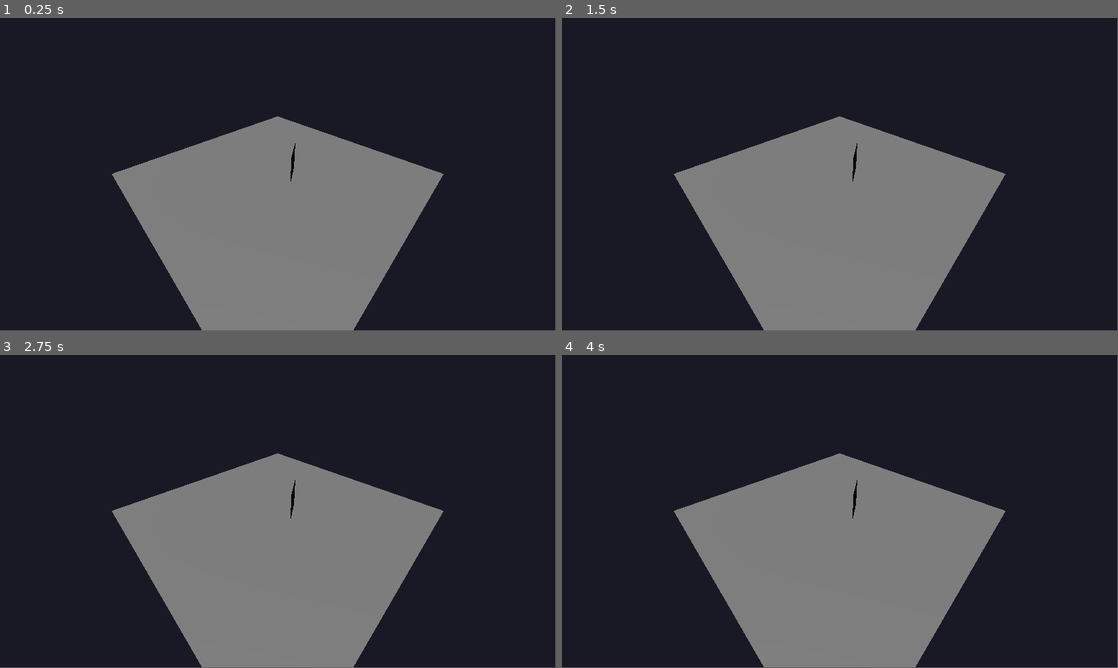
Above: before the commit, frames 1-4 (two rows, left to right).
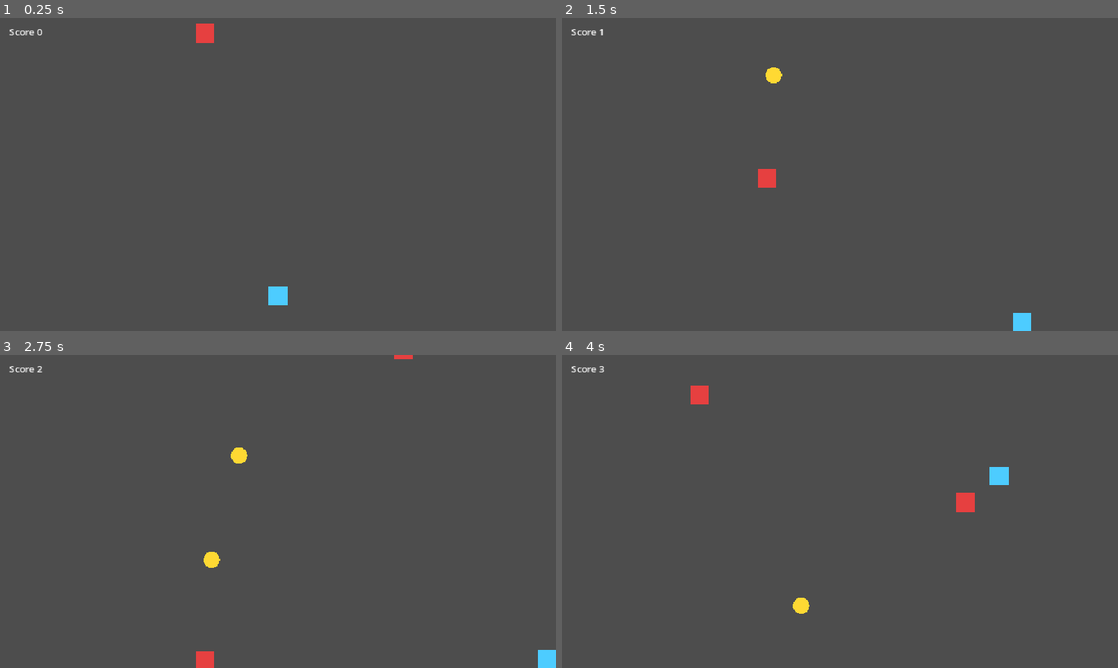
Above: after the commit, the same moments.

Repository: bayars/game-dev-setup
Game: Godot game, scene res://scenes/main.tscn
Two runs of this game, one before a commit and one after it. Both use one fixed random seed, a clock stepped at 60 frames per second and the inputs below. Before the commit the project starts from res://main.tscn.
Inputs:
- Up to frame 1 (0.25 s): no input
- Up to frame 2 (1.5 s): tap Enter at 0.5 s; hold Right 0.53-1.28 s; hold Enter 0.53-1.28 s; tap Space at 0.77, 0.8, 1.07, 1.35 s; hold Down from 1.28 s (still down)
- Up to frame 3 (2.75 s): tap Space at 1.52, 1.82, 2.3 s; tap Enter at 1.55 s; release Down at 2.03 s; hold Right from 2.03 s (still down); hold Enter from 2.03 s (still down)
- Up to frame 4 (4 s): release Right at 2.78 s; release Enter at 2.78 s; hold Up 2.78-3.53 s; tap Enter at 2.85 s; tap Space at 3.02, 3.32 s; hold Left from 3.53 s (still down); hold Space from 3.53 s (still down)
In our replay, the window is 799x449 before the commit and 800x450 after it. These sizes can differ from the game's own. Grey fills any space a smaller window leaves; there, only what the larger window draws over its background counts as a difference.

The runs differ from the first frame. In frame 1, 100% of the frame differs, in the area x 0-100%, y 0-100%; in frame 2, 100%; in frame 3, 100%; in frame 4, 100%.

Commit message:
Add Dodger 2D greybox prototype with headless selftest
Co-Authored-By: Claude Sonnet 5.5 <noreply@anthropic.com>

Diff:
--- a/godot/main.gd
+++ /dev/null
@@ -1,4 +0,0 @@
-extends Node3D
-
-func _ready() -> void:
-	print("GAME_OK godot=", Engine.get_version_info().string)
--- a/godot/main.tscn
+++ /dev/null
@@ -1,31 +0,0 @@
-[gd_scene load_steps=5 format=3]
-
-[ext_resource type="Script" path="res://main.gd" id="1"]
-
-[sub_resource type="BoxMesh" id="BoxMesh_1"]
-
-[sub_resource type="PlaneMesh" id="PlaneMesh_1"]
-size = Vector2(8, 8)
-
-[sub_resource type="Environment" id="Env_1"]
-background_mode = 1
-background_color = Color(0.1, 0.1, 0.15, 1)
-
-[node name="Main" type="Node3D"]
-script = ExtResource("1")
-
-[node name="Floor" type="MeshInstance3D" parent="."]
-mesh = SubResource("PlaneMesh_1")
-
-[node name="Cube" type="MeshInstance3D" parent="."]
-transform = Transform3D(0.825, 0, 0.565, 0, 1, 0, -0.565, 0, 0.825, 0, 0.5, 0)
-mesh = SubResource("BoxMesh_1")
-
-[node name="Sun" type="DirectionalLight3D" parent="."]
-transform = Transform3D(0.866, -0.354, 0.354, 0, 0.707, 0.707, -0.5, -0.612, 0.612, 0, 4, 0)
-
-[node name="Camera" type="Camera3D" parent="."]
-transform = Transform3D(0.707, -0.409, 0.577, 0, 0.816, 0.577, -0.707, -0.409, 0.577, 4, 4, 4)
-
-[node name="WorldEnv" type="WorldEnvironment" parent="."]
-environment = SubResource("Env_1")
--- a/godot/project.godot
+++ b/godot/project.godot
@@ -3,9 +3,15 @@
 
 [application]
 
-config/name="Game"
-run/main_scene="res://main.tscn"
+config/name="Dodger"
+run/main_scene="res://scenes/main.tscn"
 config/features=PackedStringArray("4.7")
+
+[display]
+
+window/size/viewport_width=960
+window/size/viewport_height=540
+window/stretch/mode="canvas_items"
 
 [rendering]
 
--- /dev/null
+++ b/godot/scenes/faller.tscn
@@ -0,0 +1,12 @@
+[gd_scene load_steps=3 format=3]
+
+[ext_resource type="Script" path="res://scripts/faller.gd" id="1"]
+
+[sub_resource type="RectangleShape2D" id="Shape_1"]
+size = Vector2(30, 30)
+
+[node name="Faller" type="Area2D"]
+script = ExtResource("1")
+
+[node name="Shape" type="CollisionShape2D" parent="."]
+shape = SubResource("Shape_1")
--- /dev/null
+++ b/godot/scenes/main.tscn
@@ -0,0 +1,40 @@
+[gd_scene load_steps=4 format=3]
+
+[ext_resource type="Script" path="res://scripts/main.gd" id="1"]
+[ext_resource type="Script" path="res://scripts/player.gd" id="2"]
+
+[sub_resource type="RectangleShape2D" id="Shape_1"]
+size = Vector2(30, 30)
+
+[node name="Main" type="Node2D"]
+script = ExtResource("1")
+
+[node name="Player" type="Area2D" parent="."]
+script = ExtResource("2")
+
+[node name="Shape" type="CollisionShape2D" parent="Player"]
+shape = SubResource("Shape_1")
+
+[node name="Hud" type="CanvasLayer" parent="."]
+
+[node name="ScoreLabel" type="Label" parent="Hud"]
+offset_left = 16.0
+offset_top = 12.0
+offset_right = 260.0
+offset_bottom = 40.0
+text = "Score 0"
+
+[node name="MessageLabel" type="Label" parent="Hud"]
+anchors_preset = 8
+anchor_left = 0.5
+anchor_top = 0.5
+anchor_right = 0.5
+anchor_bottom = 0.5
+offset_left = -200.0
+offset_top = -40.0
+offset_right = 200.0
+offset_bottom = 40.0
+grow_horizontal = 2
+grow_vertical = 2
+horizontal_alignment = 1
+vertical_alignment = 1
--- /dev/null
+++ b/godot/scripts/faller.gd
@@ -0,0 +1,16 @@
+extends Area2D
+## Something that falls from the top: a hazard (red square) or a coin (yellow circle).
+
+var is_coin := false
+var speed := 200.0
+
+func _process(delta: float) -> void:
+	position.y += speed * delta
+	if position.y > get_viewport_rect().size.y + 40.0:
+		queue_free()
+
+func _draw() -> void:
+	if is_coin:
+		draw_circle(Vector2.ZERO, 14.0, Color(1.0, 0.85, 0.2))
+	else:
+		draw_rect(Rect2(-16, -16, 32, 32), Color(0.9, 0.25, 0.25))
--- /dev/null
+++ b/godot/scripts/main.gd
@@ -0,0 +1,97 @@
+extends Node2D
+## Game loop: spawn fallers, track score, game over and restart.
+## Run with `-- --selftest` (after the project path) for a headless check of the loop.
+
+const FALLER := preload("res://scenes/faller.tscn")
+
+@onready var player: Area2D = $Player
+@onready var score_label: Label = $Hud/ScoreLabel
+@onready var message_label: Label = $Hud/MessageLabel
+
+var playing := false
+var elapsed := 0.0
+var coins := 0
+var spawn_timer := 0.0
+var selftest := false
+
+func _ready() -> void:
+	randomize()
+	player.area_entered.connect(_on_player_area_entered)
+	selftest = "--selftest" in OS.get_cmdline_user_args()
+	_start()
+
+func _start() -> void:
+	for f in get_tree().get_nodes_in_group("fallers"):
+		f.queue_free()
+	var size := get_viewport_rect().size
+	player.position = Vector2(size.x / 2.0, size.y - 60.0)
+	elapsed = 0.0
+	coins = 0
+	spawn_timer = 0.0
+	playing = true
+	message_label.text = ""
+	_update_score()
+
+func _process(delta: float) -> void:
+	if selftest:
+		_selftest_step(delta)
+	if not playing:
+		if Input.is_physical_key_pressed(KEY_SPACE) or Input.is_physical_key_pressed(KEY_ENTER):
+			_start()
+		return
+	elapsed += delta
+	spawn_timer -= delta
+	if spawn_timer <= 0.0:
+		spawn_timer = maxf(0.25, 0.9 - elapsed * 0.01)
+		_spawn(randf() < 0.25)
+	_update_score()
+
+func _spawn(is_coin: bool, at: Vector2 = Vector2.INF) -> void:
+	var f := FALLER.instantiate()
+	f.is_coin = is_coin
+	f.speed = 200.0 + elapsed * 4.0
+	var size := get_viewport_rect().size
+	f.position = Vector2(randf_range(20.0, size.x - 20.0), -20.0) if at == Vector2.INF else at
+	f.add_to_group("fallers")
+	add_child(f)
+
+func _on_player_area_entered(area: Area2D) -> void:
+	if not playing:
+		return
+	if area.is_coin:
+		coins += 1
+		area.queue_free()
+	else:
+		_game_over()
+
+func _game_over() -> void:
+	playing = false
+	message_label.text = "GAME OVER  score %d\nSpace or Enter to restart" % _score()
+
+func _score() -> int:
+	return coins * 10 + int(elapsed)
+
+func _update_score() -> void:
+	score_label.text = "Score %d" % _score()
+
+# --- headless self-test: a hazard on the player must end the game, a coin on it must score ---
+var _st_t := 0.0
+var _st_stage := 0
+
+func _selftest_step(delta: float) -> void:
+	_st_t += delta
+	if _st_stage == 0 and _st_t > 0.3:
+		_spawn(true, player.position)
+		_st_stage = 1
+	elif _st_stage == 1 and _st_t > 0.6:
+		if coins != 1:
+			_selftest_end(false, "coin not collected")
+			return
+		_spawn(false, player.position)
+		_st_stage = 2
+	elif _st_stage == 2 and _st_t > 0.9:
+		_selftest_end(not playing, "hazard did not end the game")
+
+func _selftest_end(ok: bool, why: String) -> void:
+	print("SELFTEST_OK coins=%d score=%d" % [coins, _score()] if ok else "SELFTEST_FAIL " + why)
+	get_tree().quit(0 if ok else 1)
--- /dev/null
+++ b/godot/scripts/player.gd
@@ -0,0 +1,19 @@
+extends Area2D
+## Greybox player: a square moved with WASD or the arrow keys, kept on screen.
+
+const SPEED := 420.0
+const HALF := 16.0
+
+func _process(delta: float) -> void:
+	var dir := Vector2(
+		float(_pressed(KEY_RIGHT, KEY_D)) - float(_pressed(KEY_LEFT, KEY_A)),
+		float(_pressed(KEY_DOWN, KEY_S)) - float(_pressed(KEY_UP, KEY_W)))
+	position += dir.normalized() * SPEED * delta
+	var size := get_viewport_rect().size
+	position = position.clamp(Vector2(HALF, HALF), size - Vector2(HALF, HALF))
+
+func _pressed(a: Key, b: Key) -> bool:
+	return Input.is_physical_key_pressed(a) or Input.is_physical_key_pressed(b)
+
+func _draw() -> void:
+	draw_rect(Rect2(-HALF, -HALF, HALF * 2, HALF * 2), Color(0.3, 0.8, 1.0))
Binary file removed: godot/assets/test.glb
Not shown, removed: godot/assets/test.glb.import
Not shown, removed: godot/main.gd.uid
Not shown, added: godot/scripts/faller.gd.uid
Not shown, added: godot/scripts/main.gd.uid
Not shown, added: godot/scripts/player.gd.uid
Not shown, changed: CLAUDE.md
